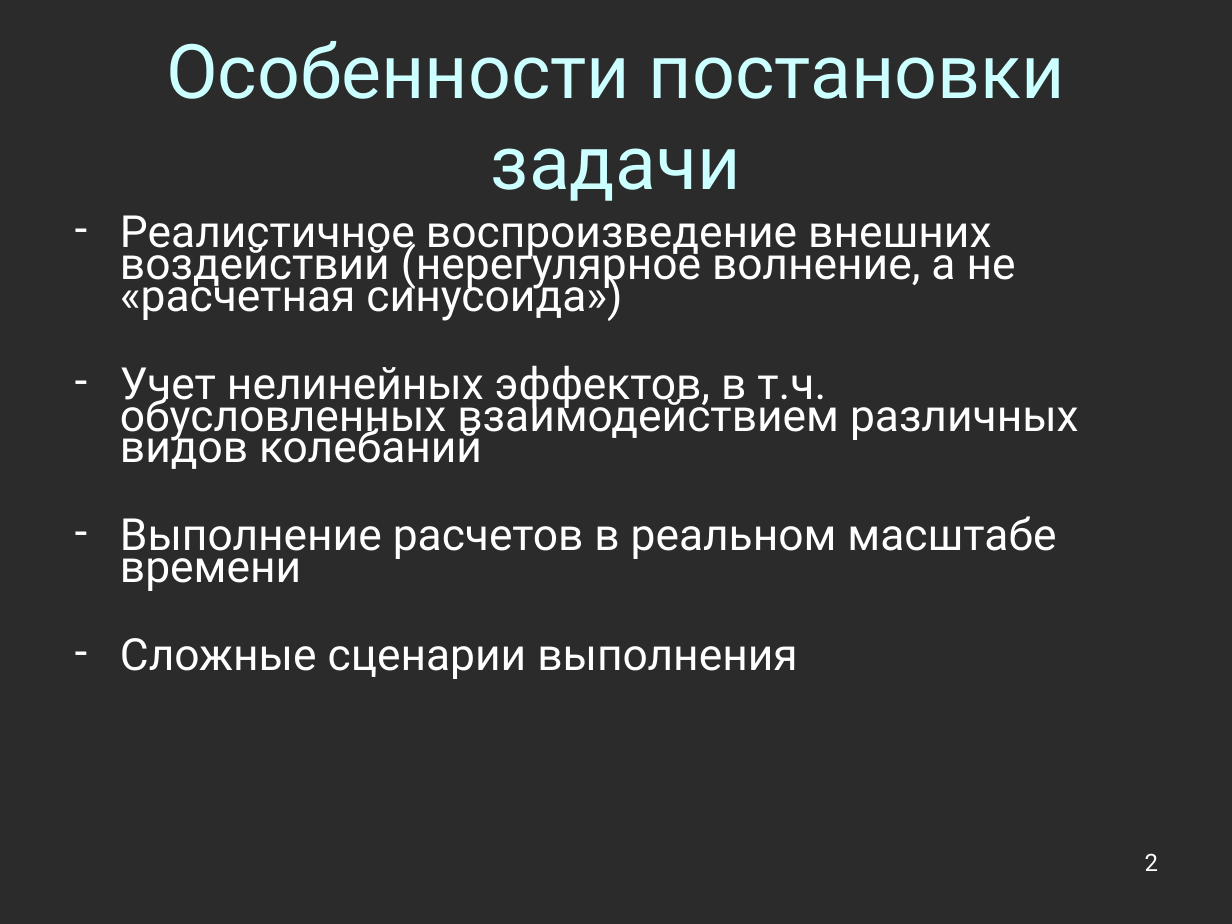
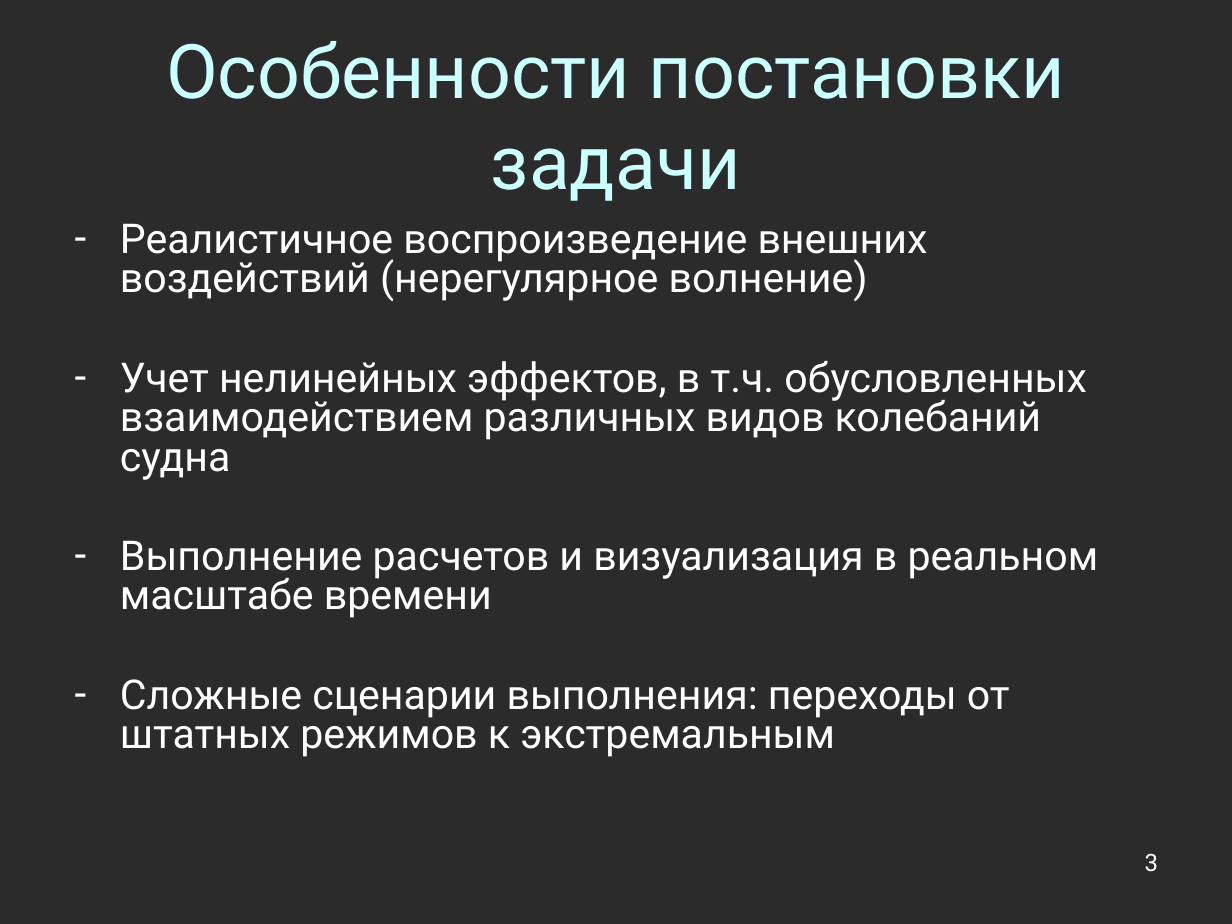
Before and after one commit to Jacobi20/nano-vis, a slide deck: slide 3 of docs/conf_2011_cyprus/conf_2011_cyprus.ppt (slide 2 before the commit). Drawn at 1232x924 pixels with LibreOffice and Linux fonts; fonts in the diff are those of the drawing; background and template pictures are left out; a plain dark background stands for a picture behind light text. Boxes give left, top, right and bottom in pixels: in the first picture for what was removed or moved away, otherwise in the second. Text is boxed around its words. In the diff, an @@ line names an element or a change of style, - is before the commit and + after.

```diff
--- a/docs/conf_2011_cyprus/conf_2011_cyprus.ppt
+++ b/docs/conf_2011_cyprus/conf_2011_cyprus.ppt
@@ text at box(120, 223, 1099, 757): text changed; size 25.9 to 24 pt @@
-– Реалистичное воспроизведение внешних воздействий (нерегулярное волнение, а не «расчетная синусоида»)
-– Учет нелинейных эффектов, в т.ч. обусловленных взаимодействием различных видов колебаний
-– Выполнение расчетов в реальном масштабе времени
-– Сложные сценарии выполнения
+– Реалистичное воспроизведение внешних воздействий (нерегулярное волнение)
+– Учет нелинейных эффектов, в т.ч. обусловленных взаимодействием различных видов колебаний судна
+– Выполнение расчетов и визуализация в реальном масштабе времени
+– Сложные сценарии выполнения: переходы от штатных режимов к экстремальным
@@ page number at box(1145, 853, 1158, 872): text changed @@
-2
+3
```
Also in this commit, not shown: 10 other slides changed, 8 slides added, 1 slide removed, 5 other files.
